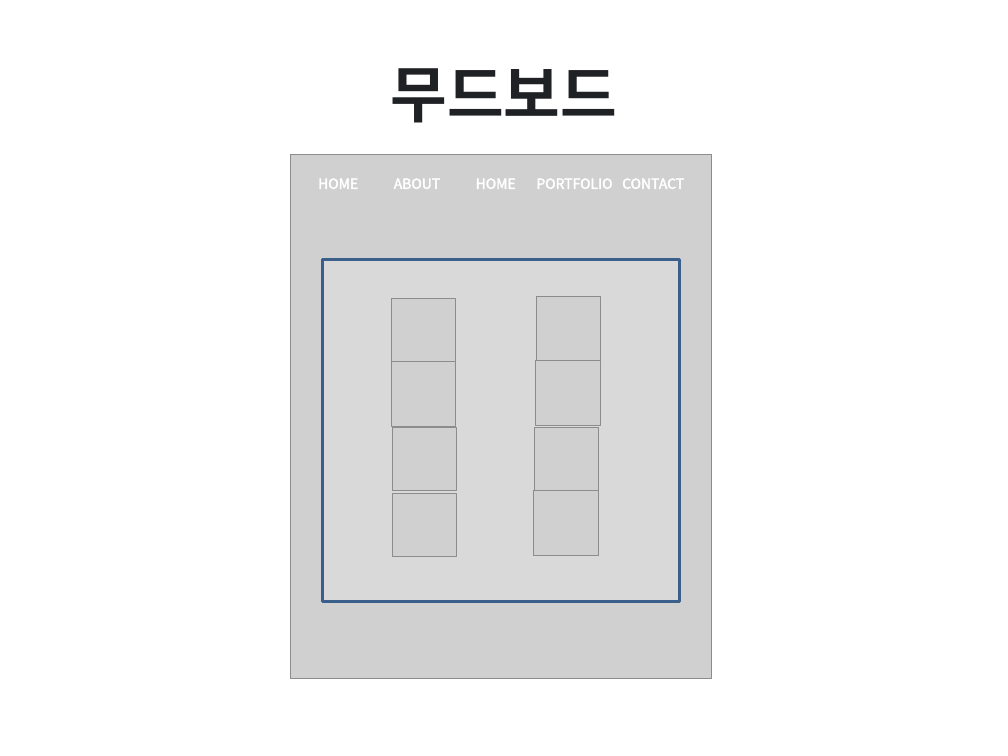
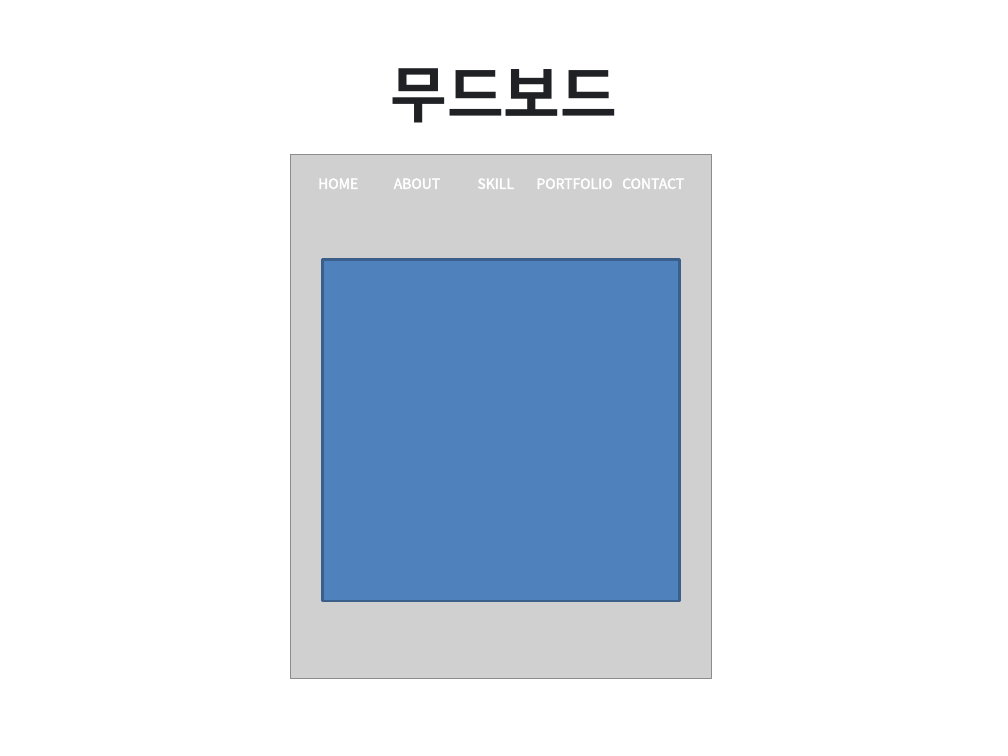
Before and after one commit to dltktjs/report04, a slide deck: slide 5 of 이사선-스마트 문화 앱 콘텐츠 설계.pptx. Drawn at 1008x756 pixels with LibreOffice and Linux fonts; fonts in the diff are those of the drawing; grey boxes stand for pictures. Boxes give left, top, right and bottom in pixels: in the first picture for what was removed or moved away, otherwise in the second. Text is boxed around its words. In the diff, an @@ line names an element or a change of style, - is before the commit and + after.

```diff
--- a/이사선-스마트 문화 앱 콘텐츠 설계.pptx
+++ b/이사선-스마트 문화 앱 콘텐츠 설계.pptx
@@ text at (477, 179, 514, 189): text changed @@
-HOME
+SKILL
@@ rectangle at (323, 260, 679, 602): fill #D9D9D9 to #4F81BD @@
@@ picture removed at (392, 298, 456, 362) @@
@@ picture removed at (536, 296, 600, 360) @@
@@ picture removed at (391, 362, 456, 426) @@
@@ picture removed at (536, 361, 601, 425) @@
@@ picture removed at (392, 427, 457, 490) @@
@@ picture removed at (534, 427, 598, 491) @@
@@ picture removed at (393, 493, 457, 556) @@
@@ picture removed at (534, 491, 599, 555) @@
```
Also in this commit, not shown: 4 slides added.
